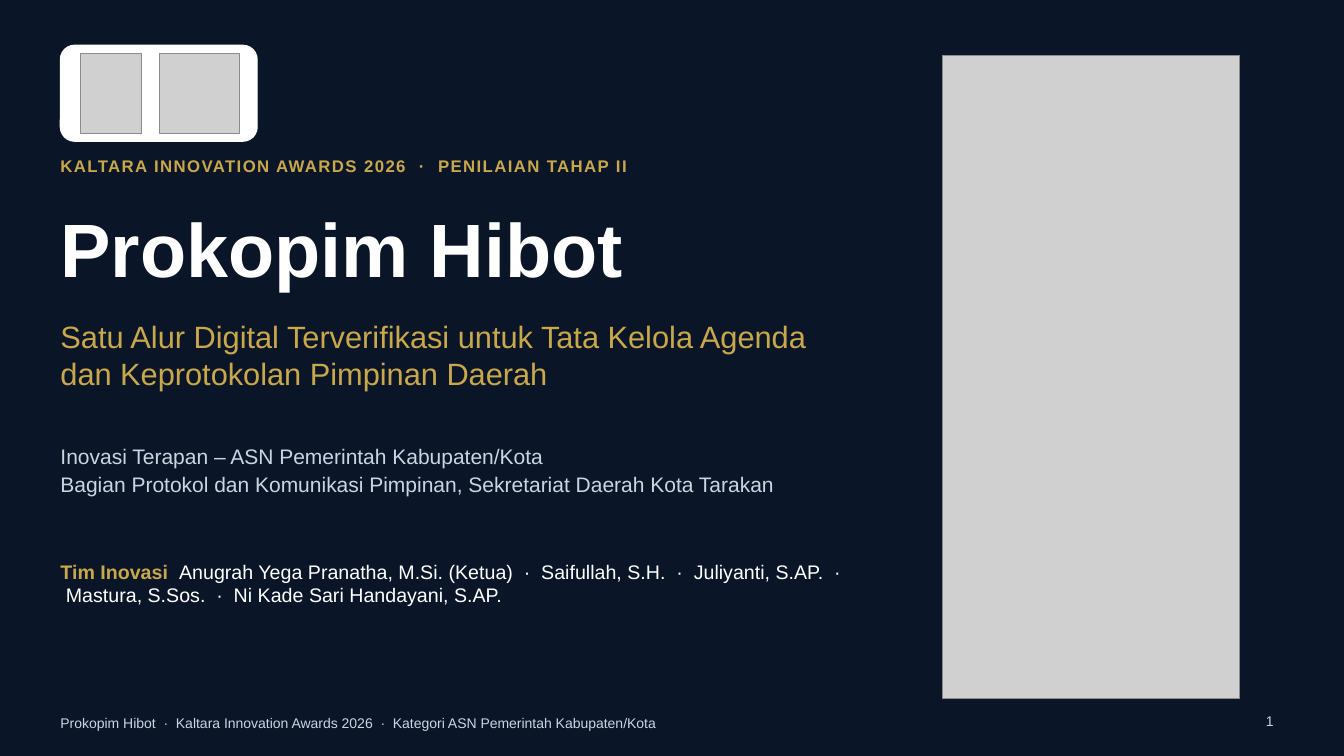
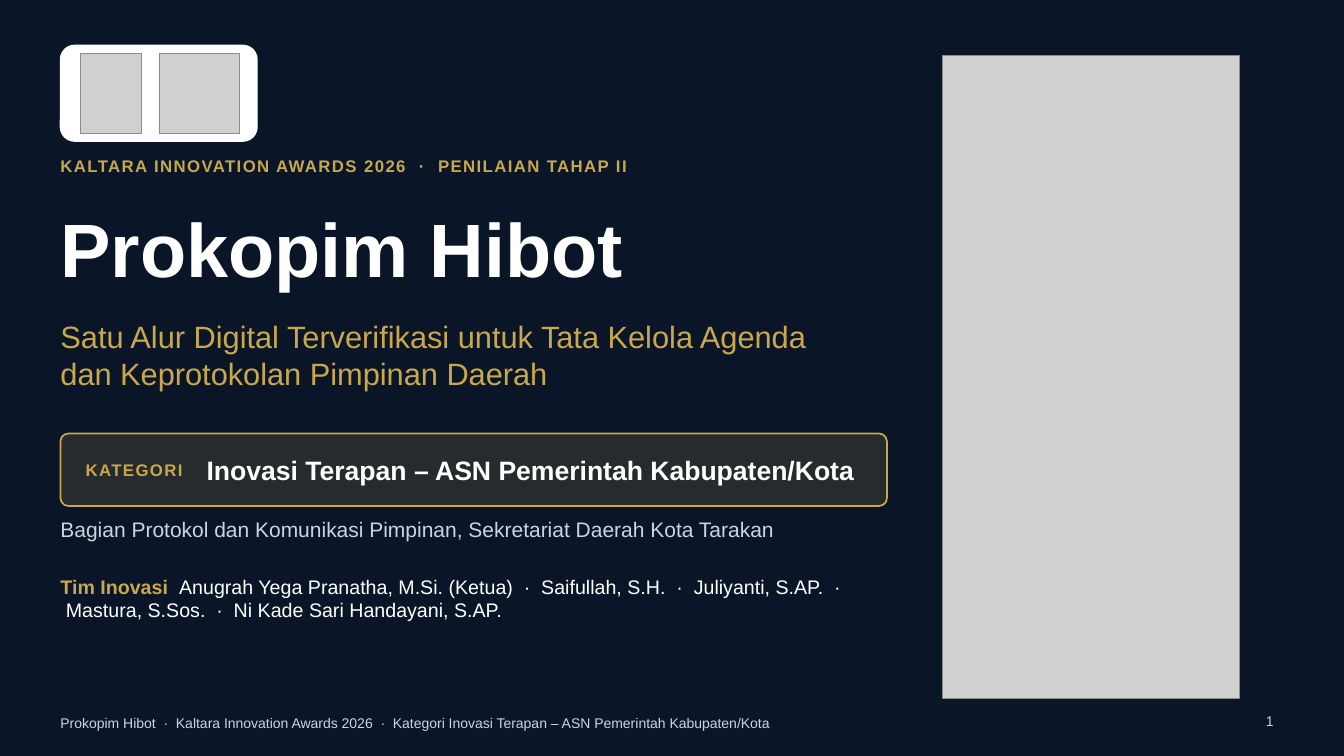
Before and after one commit to ega394/joyful-visuals, a slide deck: slide 1 of docs/lomba/kaltara/Paparan-Prokopim-Hibot-Kaltara-2026.pptx. Drawn at 1344x756 pixels with LibreOffice and Linux fonts; fonts in the diff are those of the drawing; grey boxes stand for pictures. Boxes give left, top, right and bottom in pixels: in the first picture for what was removed or moved away, otherwise in the second. Text is boxed around its words. In the diff, an @@ line names an element or a change of style, - is before the commit and + after.

```diff
--- a/docs/lomba/kaltara/Paparan-Prokopim-Hibot-Kaltara-2026.pptx
+++ b/docs/lomba/kaltara/Paparan-Prokopim-Hibot-Kaltara-2026.pptx
@@ text at [60, 448, 542, 469]: paragraph removed @@
-Inovasi Terapan – ASN Pemerintah Kabupaten/Kota
@@ rounded rectangle added at [60, 434, 887, 506], fill #C9A84C at 15% opacity, outline #C9A84C 1.25 pt @@
@@ text added at [86, 464, 183, 476], 12 pt, text #C9A84C, bold @@
+KATEGORI
@@ text added at [207, 460, 853, 485], 19 pt, text #FFFFFF, bold @@
+Inovasi Terapan – ASN Pemerintah Kabupaten/Kota
@@ text "Bagian Protokol dan Komunikasi Pimpinan, ...": place and size @@
-text "Bagian Protokol dan Komunikasi Pimpinan, ..." at [60, 448, 774, 497]
+text "Bagian Protokol dan Komunikasi Pimpinan, ..." at [60, 521, 774, 541]
@@ text "Bagian Protokol dan Komunikasi Pimpinan, ..." at [60, 521, 774, 541]: less space between paragraphs @@
@@ text "Tim Inovasi Anugrah Yega Pranatha, ...": place and size @@
-text "Tim Inovasi Anugrah Yega Pranatha, ..." at [60, 564, 824, 606]
+text "Tim Inovasi Anugrah Yega Pranatha, ..." at [60, 579, 824, 621]
@@ text at [60, 718, 770, 731]: text changed @@
-Prokopim Hibot · Kaltara Innovation Awards 2026 · Kategori ASN Pemerintah Kabupaten/Kota
+Prokopim Hibot · Kaltara Innovation Awards 2026 · Kategori Inovasi Terapan – ASN Pemerintah Kabupaten/Kota
```
Also in this commit, not shown: 13 other slides changed, 17 other files.
